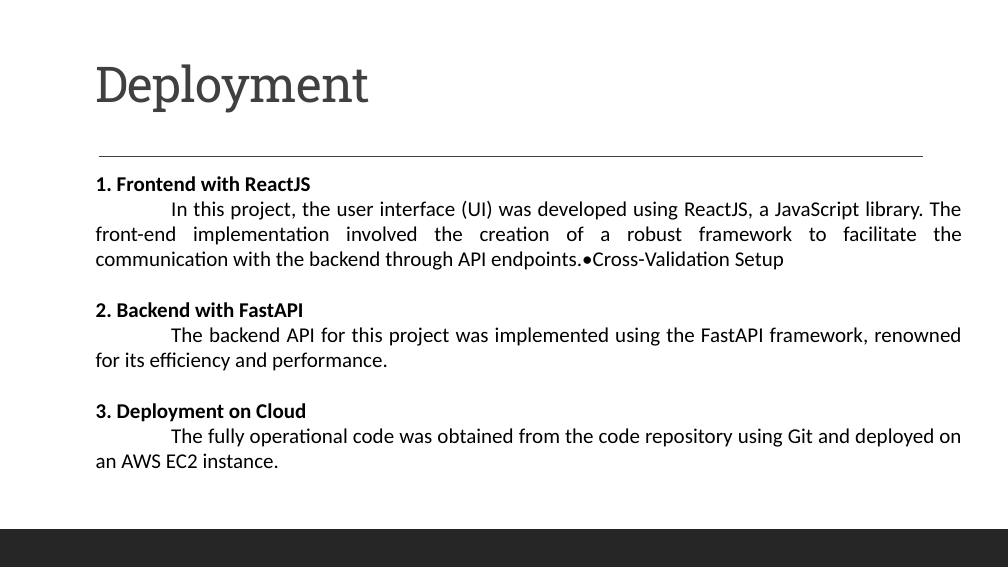
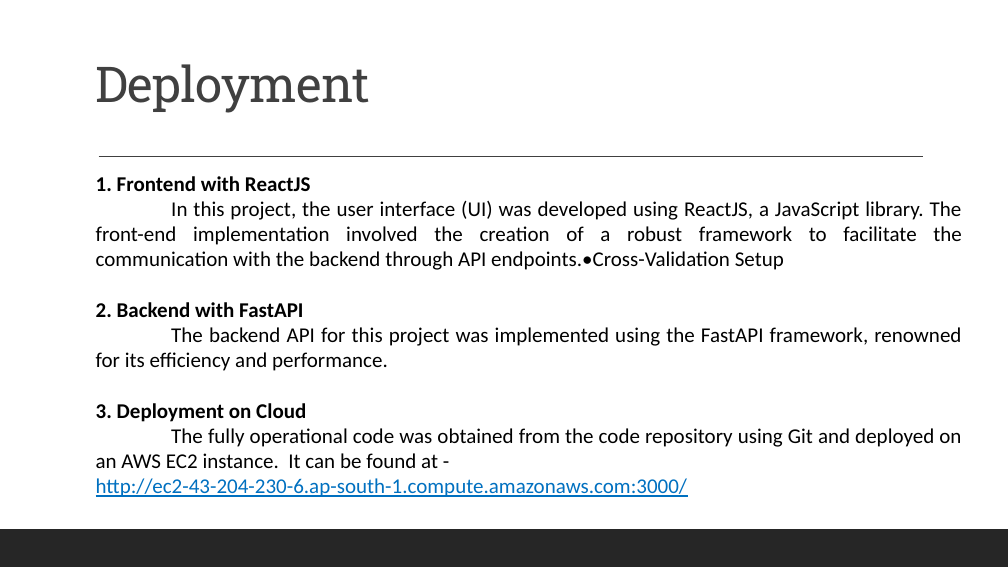
Before and after one commit to TRY-ER/Prediction-of-LC50-value-using-Quantitative-structure-activity-relationship-models-QSAR-models-, a slide deck: slide 7 of docs/LC50 VALUE PREDICTION.pptx. Drawn at 1008x567 pixels with LibreOffice and Linux fonts; fonts in the diff are those of the drawing. Boxes give left, top, right and bottom in pixels: in the first picture for what was removed or moved away, otherwise in the second. Text is boxed around its words. In the diff, an @@ line names an element or a change of style, - is before the commit and + after.

```diff
--- a/docs/LC50 VALUE PREDICTION.pptx
+++ b/docs/LC50 VALUE PREDICTION.pptx
@@ text at box(96, 428, 961, 497): text changed @@
-The fully operational code was obtained from the code repository using Git and deployed on an AWS EC2 instance.
+The fully operational code was obtained from the code repository using Git and deployed on an AWS EC2 instance. It can be found at -
+http://ec2-43-204-230-6.ap-south-1.compute.amazonaws.com:3000/
```
Also in this commit, not shown: 2 other slides changed, 3 other files.
